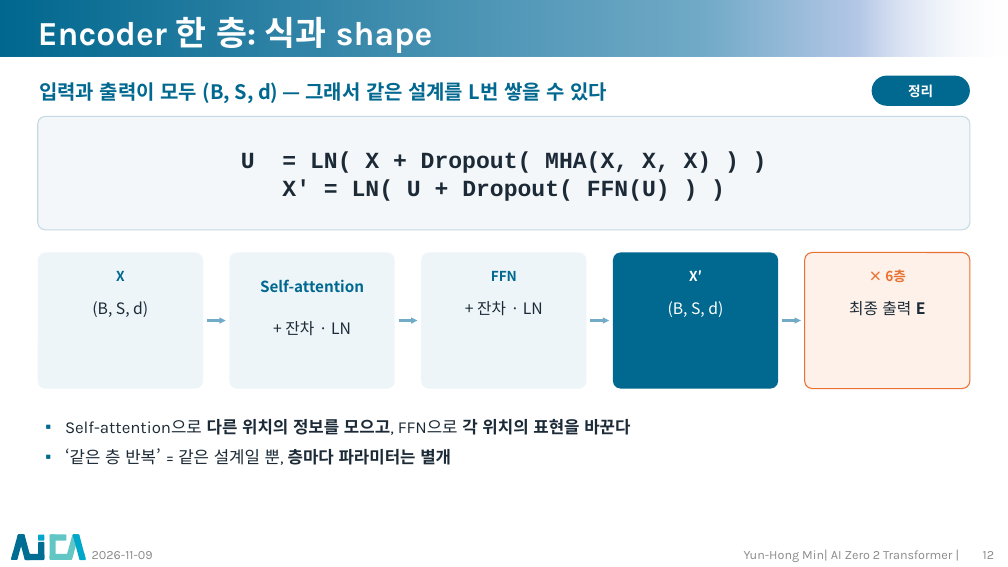
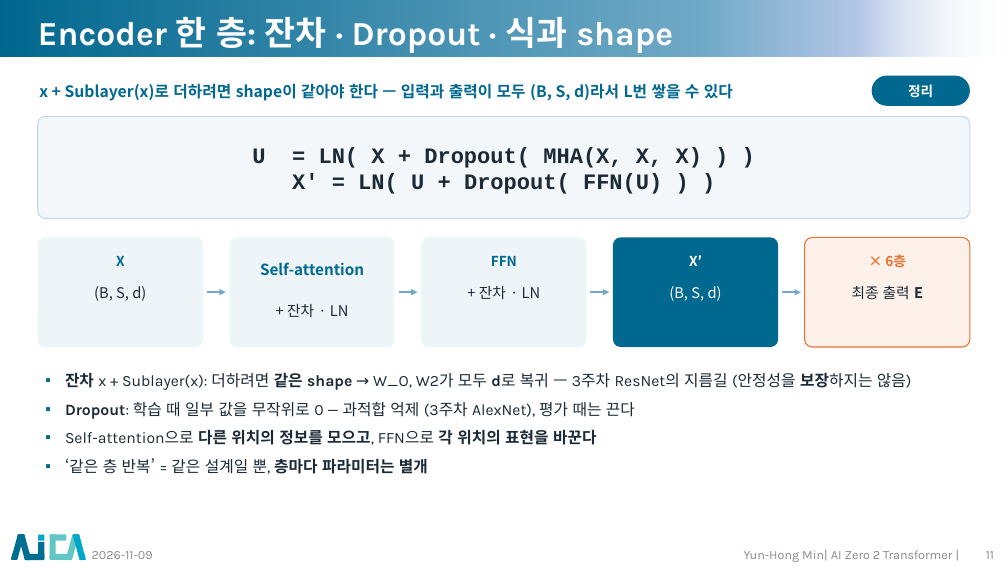
Before and after one commit to myunhh/AI-Zero-2-Transformers, a slide deck: slide 11 of lectures/week06_transformer_complete.pptx (slide 12 before the commit). Drawn at 1008x567 pixels with LibreOffice and Linux fonts; fonts in the diff are those of the drawing; background and template pictures are left out. Boxes give left, top, right and bottom in pixels: in the first picture for what was removed or moved away, otherwise in the second. Text is boxed around its words. In the diff, an @@ line names an element or a change of style, - is before the commit and + after.

```diff
--- a/lectures/week06_transformer_complete.pptx
+++ b/lectures/week06_transformer_complete.pptx
@@ title at (38,17,674,53): text changed @@
-Encoder 한 층: 식과 shape
+Encoder 한 층: 잔차 · Dropout · 식과 shape
@@ text at (39,83,733,101): text changed; size 19 to 15 pt @@
-입력과 출력이 모두 (B, S, d) — 그래서 같은 설계를 L번 쌓을 수 있다
+x + Sublayer(x)로 더하려면 shape이 같아야 한다 — 입력과 출력이 모두 (B, S, d)라서 L번 쌓을 수 있다
@@ rounded rectangle: place and size @@
-rounded rectangle at (38,116,970,230)
+rounded rectangle at (38,116,970,219)
@@ text "U = LN( X + ..." at (252,147,702,194): size 22 to 21 pt @@
@@ rounded rectangle: place and size @@
-rounded rectangle at (38,253,203,389)
+rounded rectangle at (38,237,203,347)
@@ rounded rectangle: place and size @@
-rounded rectangle at (230,253,395,389)
+rounded rectangle at (230,237,395,347)
@@ rounded rectangle: place and size @@
-rounded rectangle at (421,253,587,389)
+rounded rectangle at (421,237,587,347)
@@ rounded rectangle: place and size @@
-rounded rectangle at (613,253,779,389)
+rounded rectangle at (613,237,779,347)
@@ proportions changed in 6 elements at (38,116,970,219), (38,237,203,347), (230,237,395,347), (421,237,587,347), (613,237,779,347), (805,237,970,347) @@
@@ rounded rectangle: place and size @@
-rounded rectangle at (805,253,970,389)
+rounded rectangle at (805,237,970,347)
@@ 5 texts: place and size @@
-5 texts at (116,269,906,292)
+5 texts at (116,254,906,275)
@@ text "(B, S, d)": place and size @@
-text "(B, S, d)" at (92,301,148,317)
+text "(B, S, d)" at (94,286,146,301)
@@ size 15 to 14 pt in 5 elements at (479,286,541,299), (94,286,146,301), (669,286,722,301), (852,285,923,299), (287,304,349,317) @@
@@ text "+ 잔차 · LN": place and size @@
-text "+ 잔차 · LN" at (285,321,351,336)
+text "+ 잔차 · LN" at (287,304,349,317)
@@ text "+ 잔차 · LN": place and size @@
-text "+ 잔차 · LN" at (477,301,543,316)
+text "+ 잔차 · LN" at (479,286,541,299)
@@ 4 arrows: place and size @@
-4 arrows at (207,321,801,321)
+4 arrows at (207,293,801,293)
@@ text "(B, S, d)": place and size @@
-text "(B, S, d)" at (668,301,723,317)
+text "(B, S, d)" at (669,286,722,301)
@@ text "최종 출력 E": place and size @@
-text "최종 출력 E" at (849,301,926,316)
+text "최종 출력 E" at (852,285,923,299)
@@ text "잔차 x + Sublayer(x): 더하려면 ...": place and size @@
-text "잔차 x + Sublayer(x): 더하려면 ..." at (65,419,630,465)
+text "잔차 x + Sublayer(x): 더하려면 ..." at (65,372,912,474)
@@ text at (65,372,912,419): paragraphs added @@
+▪ 잔차 x + Sublayer(x): 더하려면 같은 shape → W_O, W2가 모두 d로 복귀 — 3주차 ResNet의 지름길 (안정성을 보장하지는 않음)
+▪ Dropout: 학습 때 일부 값을 무작위로 0 — 과적합 억제 (3주차 AlexNet), 평가 때는 끈다
@@ text at (65,429,596,474): size 16 to 15 pt in "Self-attention으로 다른 위치의 정보를 모으고, FFN으로 각 ...", "‘같은 층 반복’ = 같은 설계일 뿐, ..." @@
@@ page number at (986,551,994,559): text changed @@
-12
+11
```
Also in this commit, not shown: 35 other slides changed, 4 slides removed, 14 other files.
